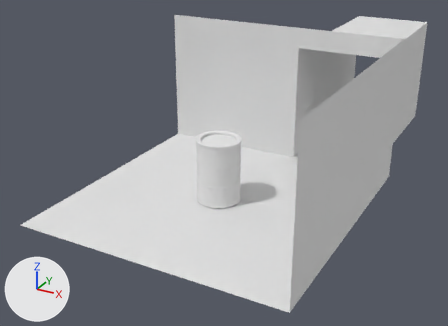
One commit to the Blender file semestre2/modelagem_para_cenarios_tridimensionais/Barril/barril-1.blend: the scene before it, then after it.
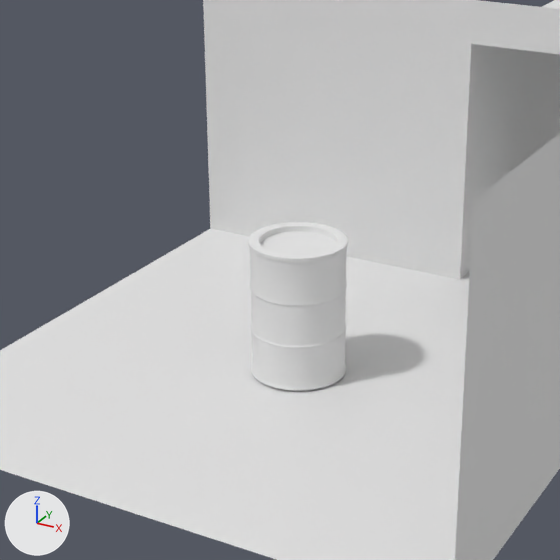
There are two pictures of each version: one whole from a camera (50 mm lens) standing at (7.58, -13.49, 7.87) and looking at (-0.75, 1.67, 0.3), one close up on the part from 18% to 76% of the width and 9% to 88% of the height. Every picture has the same lights, and +X, +Y and +Z are marked at lower left.
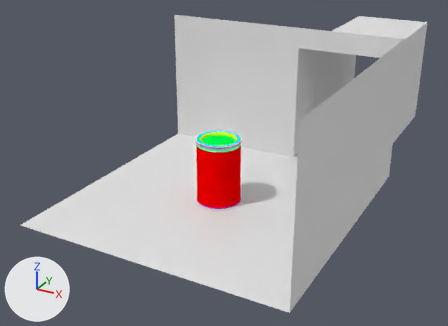
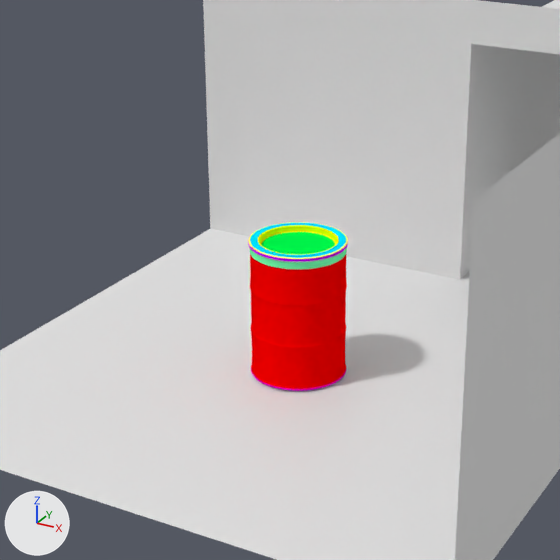
Location of each change, (x1, y1, x2, y2) in pixels of the close-ups (560 x 560 px):
'Circle', surface changed (white to red)
    both: (248, 222, 348, 391)

The edits, one by one:
Picture 'UV.png' (img_uv_png) is new.
In material 'Barril-1' (mat_barril_1), base_color is no longer (0.8, 0.8, 0.8), white #e7e7e7.
In material 'Barril-1' (mat_barril_1), texture is now set to img_uv_png.
me_circle has 480 vertices, 466 faces and spans x -1.03..1.03, y -1.03..1.03, z -0.04..1.75.
me_circle is used by ob_circle; location (0.0, 0.0, 0.05); scale (0.61, 0.61, 1.0).
me_circle part 1: texture (UV) coordinates changed.
